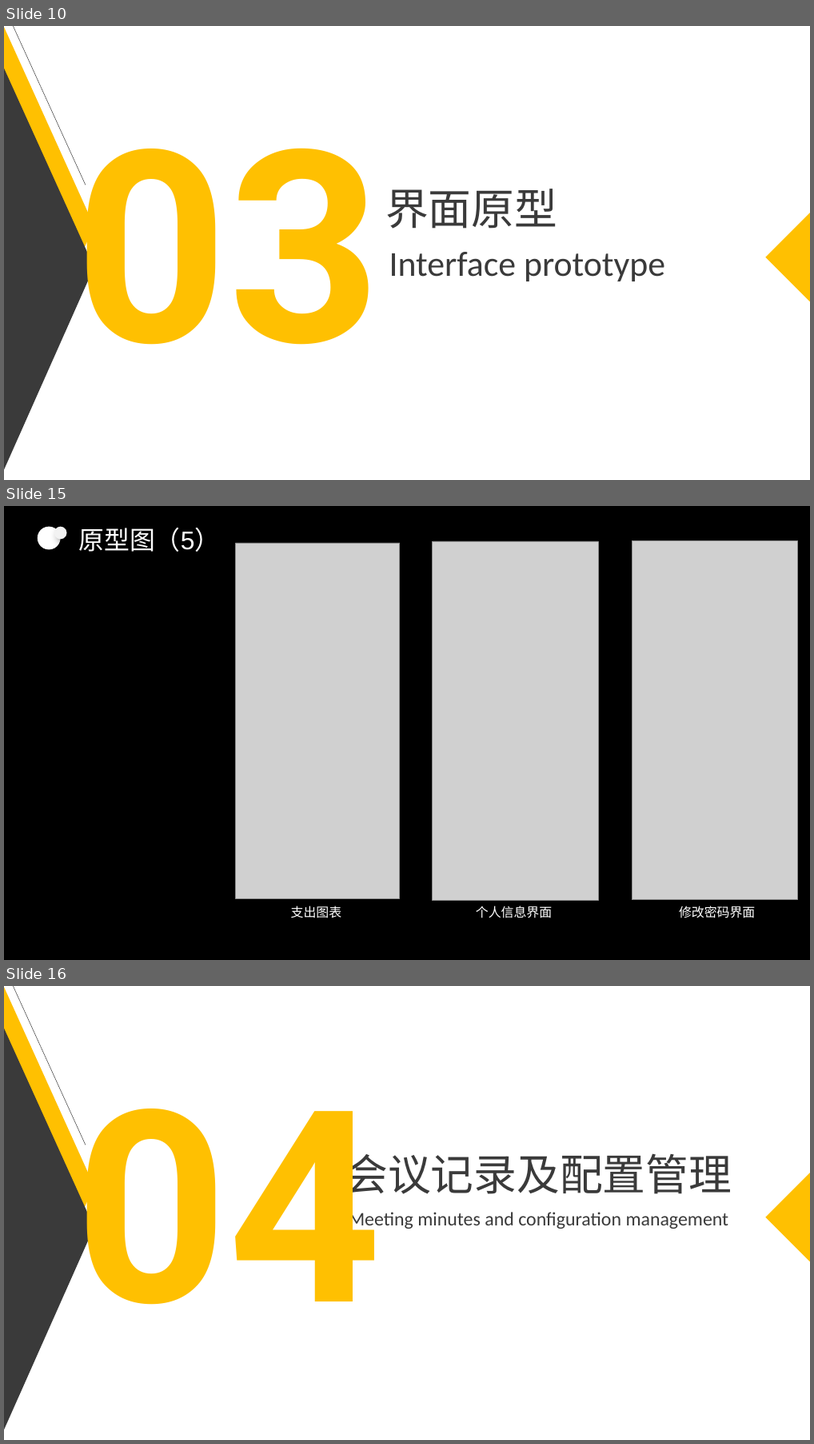
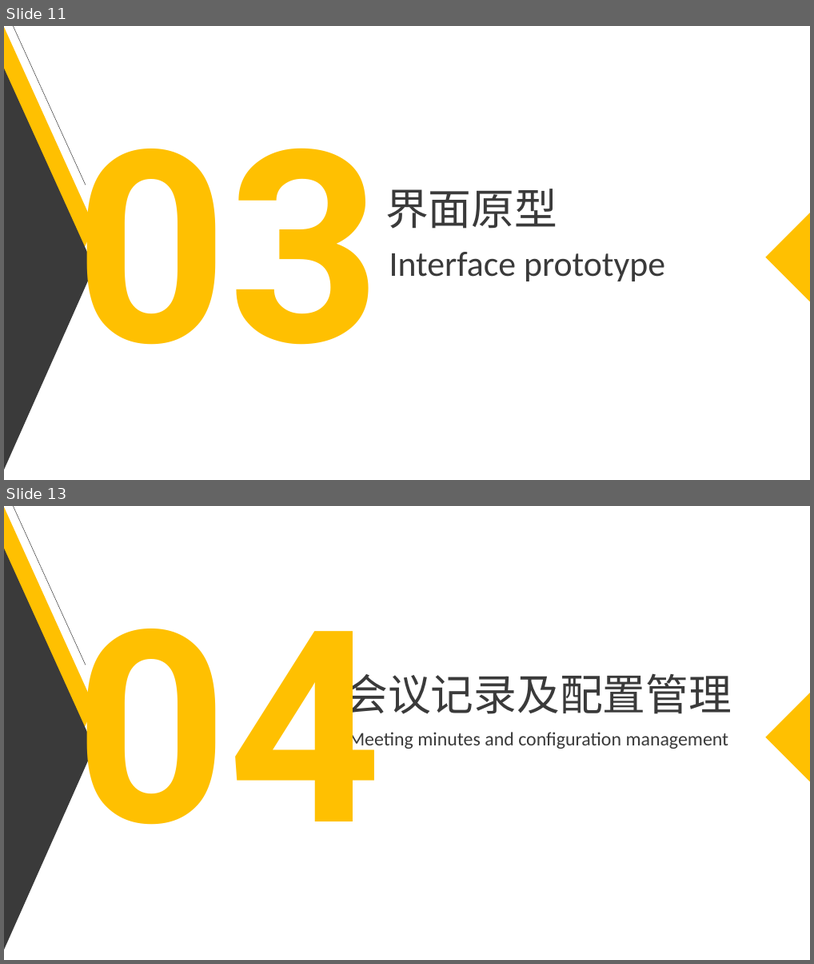
Before and after one commit to zszdxasdf/zhizhang, a slide deck: 需求分析/SE2020-G14-软件需求说明(SRS)0.2/SE2020-G14-软件需求规格说明(SRS)0.2.pptx. Shown one above the other, each under a label of ours: slides 10, 15 and 16 before the commit, slides 11 and 13 after it; the slides between them are not shown. The pictures are 814x1444 and 814x964 pixels, drawn with LibreOffice and Linux fonts; fonts in the diff are those of the drawing; grey boxes stand for pictures. Boxes give left, top, right and bottom in pixels: in the first picture for what was removed or moved away, otherwise in the second. Text is boxed around its words. In the diff, an @@ line names an element or a change of style, - is before the commit and + after.

```diff
--- a/需求分析/SE2020-G14-软件需求说明(SRS)0.2/SE2020-G14-软件需求规格说明(SRS)0.2.pptx
+++ b/需求分析/SE2020-G14-软件需求说明(SRS)0.2/SE2020-G14-软件需求规格说明(SRS)0.2.pptx
@@ slide 15 removed at (4,506,810,960), background #000000 @@
@@ ellipse removed at (38,527,60,549) @@
@@ ellipse removed at (54,527,66,540) @@
@@ text removed at (78,528,220,552) @@
-原型图（5）
@@ picture removed at (236,543,400,898) @@
@@ picture removed at (433,541,598,900) @@
@@ picture removed at (632,541,798,900) @@
@@ text removed at (291,905,342,918) @@
-支出图表
@@ text removed at (476,905,552,918) @@
-个人信息界面
@@ text removed at (679,905,755,918) @@
-修改密码界面
@@ what was slide 10 is now slide 11 @@
@@ what was slide 16 is now slide 13 @@
```
Also in this commit, not shown: 6 slides changed, 2 slides added, 3 other slides removed.
